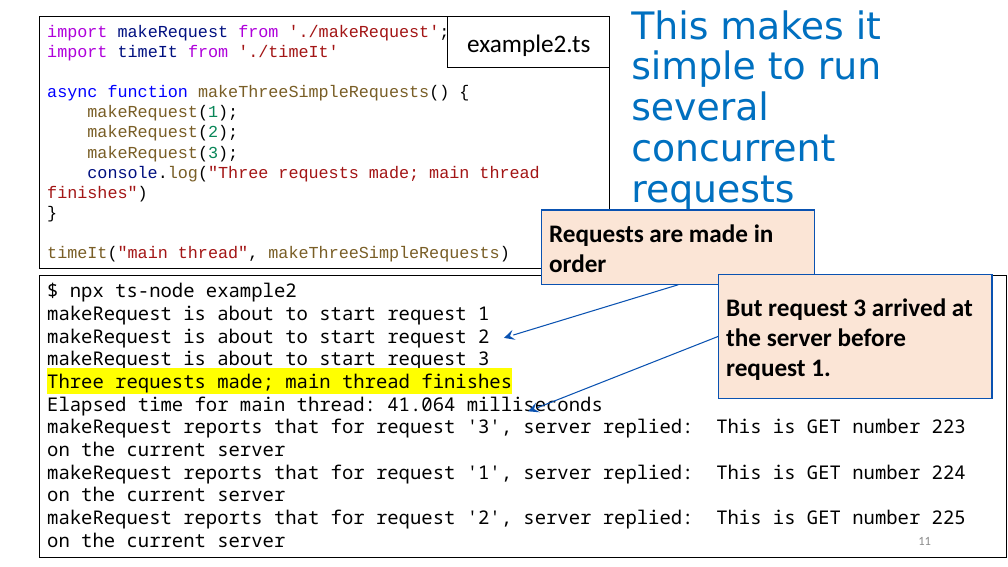
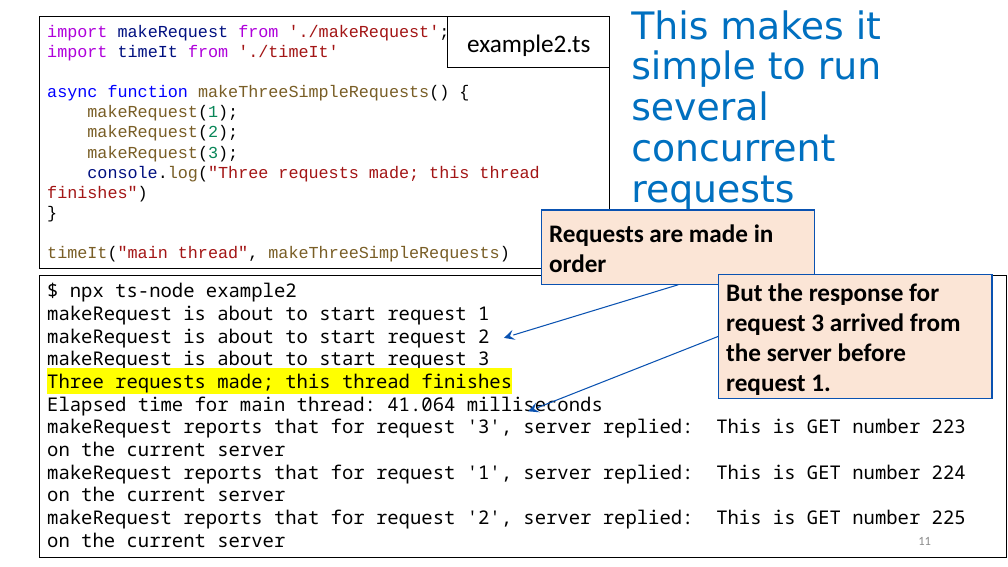
Before and after one commit to neu-se/CS4530-Spring-2023, a slide deck: slide 11 of Slides/Module 05 Concurrency Patterns in Typescript.pptx. Drawn at 1008x567 pixels with LibreOffice and Linux fonts; fonts in the diff are those of the drawing. Boxes give left, top, right and bottom in pixels: in the first picture for what was removed or moved away, otherwise in the second. Text is boxed around its words. In the diff, an @@ line names an element or a change of style, - is before the commit and + after.

```diff
--- a/Slides/Module 05 Concurrency Patterns in Typescript.pptx
+++ b/Slides/Module 05 Concurrency Patterns in Typescript.pptx
@@ text in rectangle at (47, 166, 539, 202): text changed @@
-console.log("Three requests made; main thread finishes")
+console.log("Three requests made; this thread finishes")
@@ text in rectangle at (726, 283, 961, 395): text changed @@
-But request 3 arrived at the server before request 1.
+But the response for request 3 arrived from the server before request 1.
@@ text in rectangle at (47, 373, 512, 393): text changed @@
-Three requests made; main thread finishes
+Three requests made; this thread finishes
```
Also in this commit, not shown: 10 other slides changed, 1 other file.
